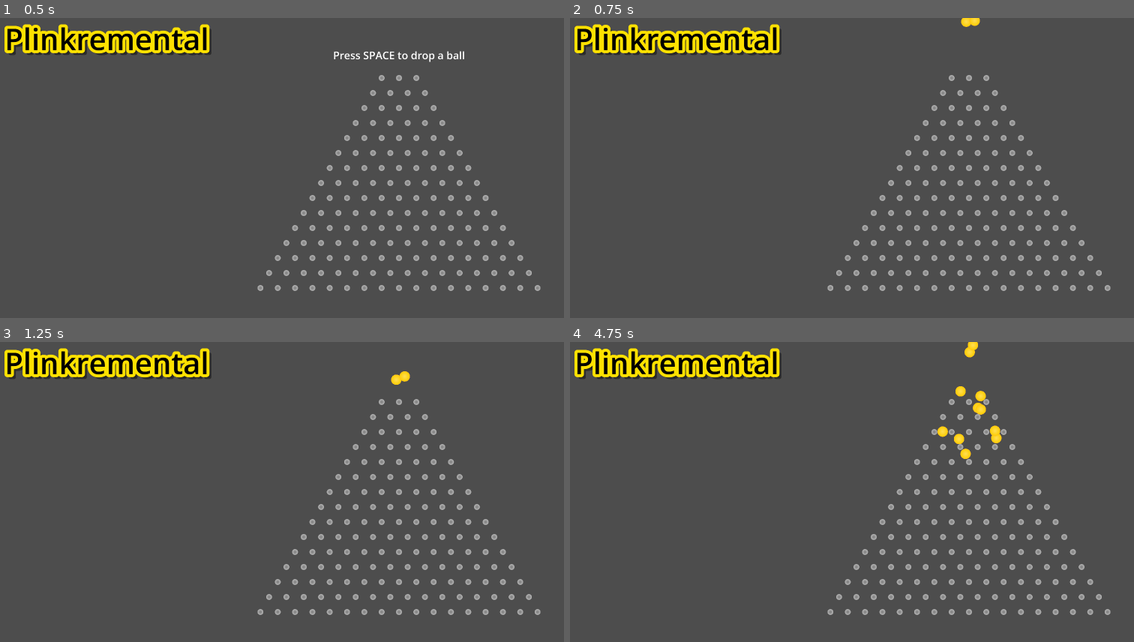
Above: before the commit, frames 1-4 (two rows, left to right).
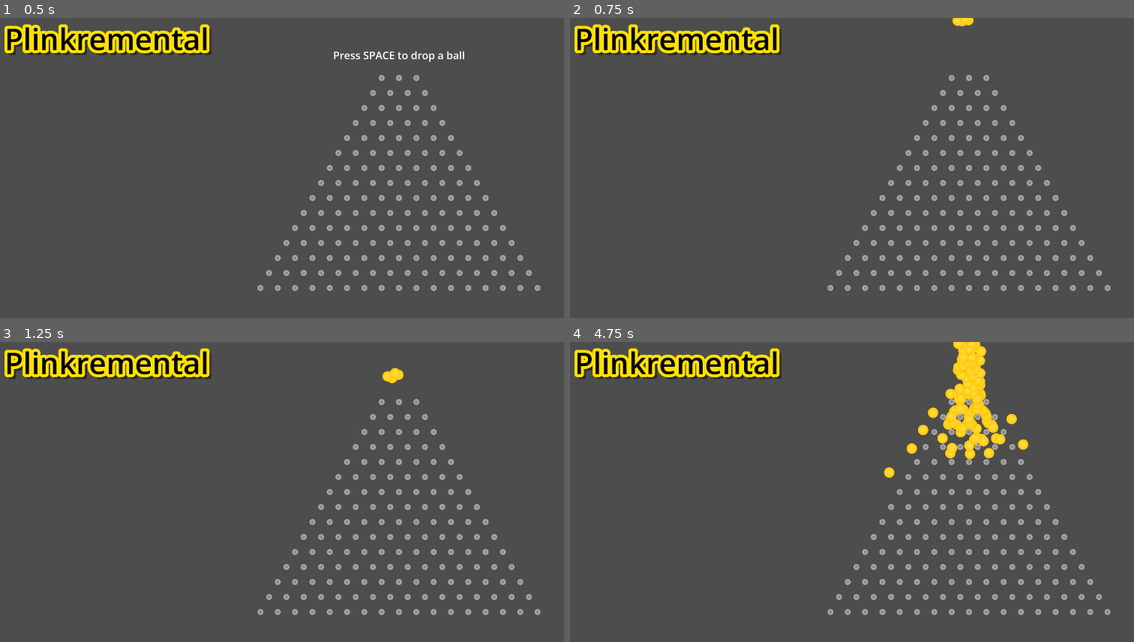
Above: after the commit, the same moments.

Repository: Th3Catalyst/Plinkremental
Game: Godot game, scene res://main.tscn
The game is run twice, just before and just after one commit, with the same random seed, the same clock (stepped at 60 frames per second) and the same inputs.
Inputs:
- Up to frame 1 (0.5 s): no input
- Up to frame 2 (0.75 s): tap Space at 0.5 s; hold Space from 0.53 s (still down)
- Up to frame 3 (1.25 s): keep holding Space
- Up to frame 4 (4.75 s): release Space at 1.28 s; tap Space at 1.35, 1.52, 1.82, 2.85, 3.02, 3.32, 4.35, 4.52 s; hold Space 2.03-2.78 s; hold Space 3.53-4.28 s

Frame 1 is identical in both runs. In frame 2, 0.1% of the frame differs, in the area x 67-73%, y 0-3%; in frame 3, 0.2%; in frame 4, 2.5%, in the area x 55-82%, y 0-46%.

Commit message:
try to follow bamon level best practice but fail miserably

Diff:
--- a/scripts/createPegs.gd
+++ b/scripts/createPegs.gd
@@ -1,29 +1,18 @@
 extends Node2D
 
-var height: int = 1500
-var rows: int = 15
-var center: int = 2900
-var top: int = 400
-var spacing_v: float = height/rows
-var spacing_h: float = spacing_v/sqrt(0.75)
-
-
 func _ready() -> void:
-	Game.pegs_center = center
-
-	for i in range(rows):
+	for i in range(Game.rows):
 		for j in range(3+i):
 			var peg: Node2D = Game.peg_scene.instantiate()
 			add_child(peg)
 			for child in peg.get_child(0).get_children():
-				child.scale *= spacing_h/100
-			peg.position = Vector2(center-(spacing_h/2)*i+spacing_h*(j-1), top+spacing_v*i)
+				child.scale *= Game.spacing_h/100
+			peg.position = Vector2(Game.center-(Game.spacing_h/2)*i+Game.spacing_h*(j-1), Game.top+Game.spacing_v*i)
 
-func _input(event: InputEvent) -> void:
+func _input(_event: InputEvent) -> void:
+	# i dont like putting this here because this script is
+	# for creating the pegs and this does something completely different
+	# but putting this in game.gd makes it not work
+	# and i have no idea why
 	if Input.is_key_pressed(KEY_SPACE):
 		$SPACE_text.visible = false
-		var ball: Node2D = Game.ball_scene.instantiate()
-		add_child(ball)
-		ball.position = Vector2(center+randf_range(-spacing_h*0.7,spacing_h*0.7), 0)
-		for child in ball.get_child(0).get_children():
-			child.scale *= spacing_h/100
--- a/scripts/game.gd
+++ b/scripts/game.gd
@@ -3,8 +3,14 @@
 var peg_scene: PackedScene = preload("res://scenes/peg.tscn")
 var ball_scene: PackedScene = preload("res://scenes/ball.tscn")
 
-var pegs_center: float
 var money: float
+
+var height: float = 1500.0
+var rows: float = 15.0
+var center: float = 2900.0
+var top: float = 400.0
+var spacing_v: float = height/rows
+var spacing_h: float = spacing_v/sqrt(0.75)
 
 # Called when the node enters the scene tree for the first time.
 func _ready() -> void:
@@ -12,5 +18,10 @@
 
 
 # Called every frame. 'delta' is the elapsed time since the previous frame.
-func _process(delta: float) -> void:
-	pass
+func _process(_delta: float) -> void:
+	if Input.is_key_pressed(KEY_SPACE):
+		var ball: Node2D = Game.ball_scene.instantiate()
+		add_child(ball)
+		ball.position = Vector2(center+randf_range(-spacing_h*0.7,spacing_h*0.7), 0)
+		for child in ball.get_child(0).get_children():
+			child.scale *= spacing_h/100
